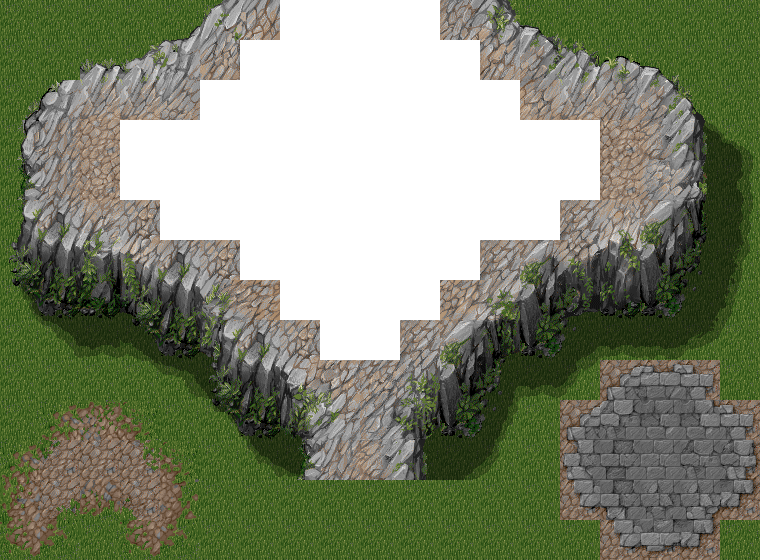
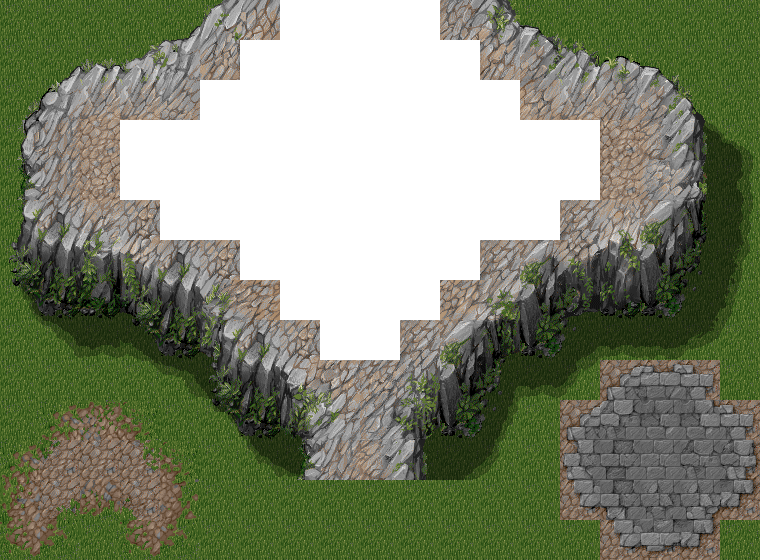
The second 760px x 560px image is a revision of the first. Changes to its layers:
painted on "CLIFVEG2.bmp" over [64, 66, 80, 80]
